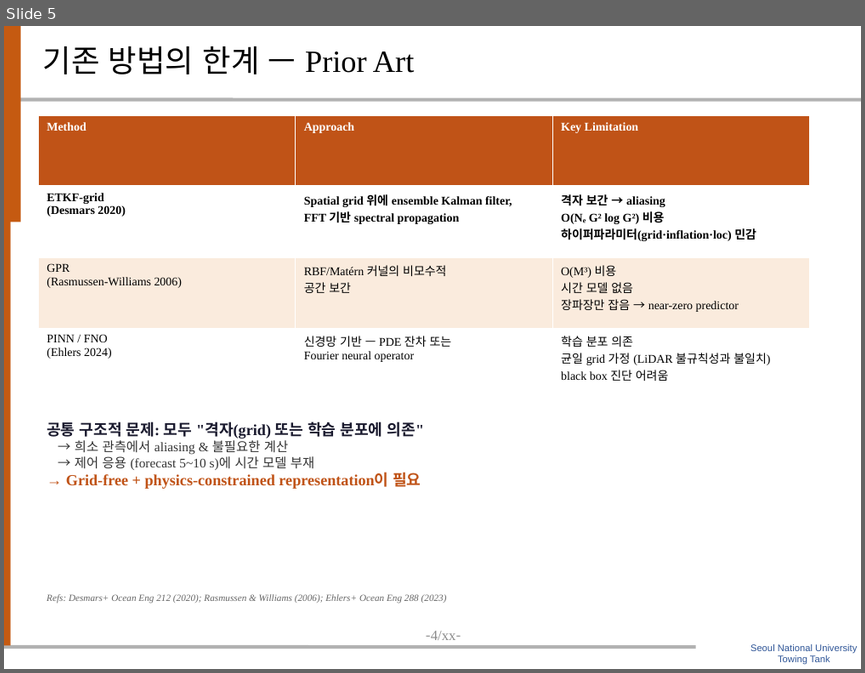
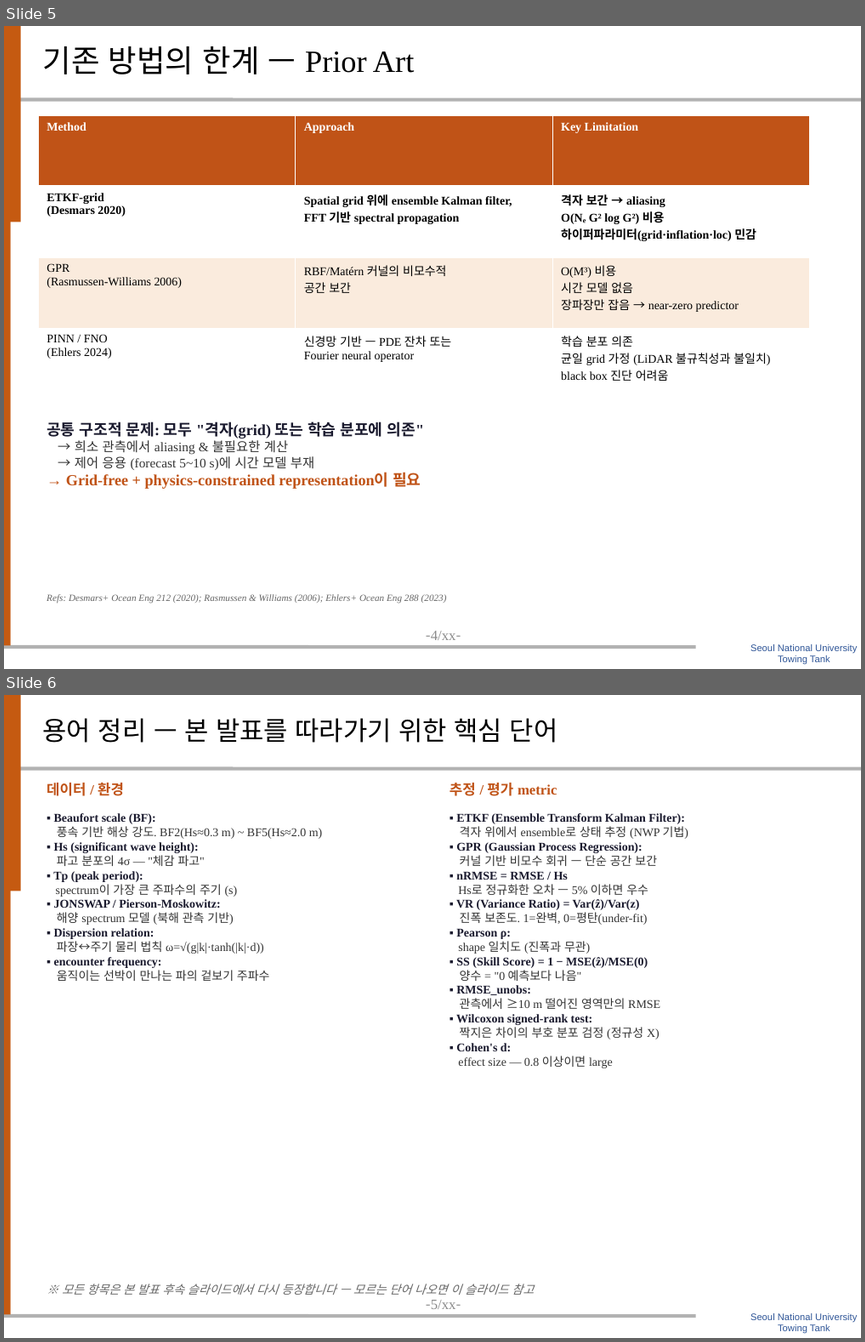
Before and after one commit to SAEYONGPARK94/wavesplat, a slide deck: wavesplat/docs/labmeeting_wavesplat.pptx. Shown one above the other, each under a label of ours: slide 5 before the commit, slides 5 and 6 after it. The pictures are 865x673 and 865x1342 pixels, drawn with LibreOffice and Linux fonts; fonts in the diff are those of the drawing; background and template pictures are left out. Boxes give left, top, right and bottom in pixels: in the first picture for what was removed or moved away, otherwise in the second. Text is boxed around its words. In the diff, an @@ line names an element or a change of style, - is before the commit and + after.

```diff
--- a/wavesplat/docs/labmeeting_wavesplat.pptx
+++ b/wavesplat/docs/labmeeting_wavesplat.pptx
@@ slide 6 added at bbox=[4, 695, 861, 1338], background #FFFFFF; not listed: 6 template elements that a slide beside it also shows @@
@@ title added at bbox=[43, 718, 558, 743], 22 pt, text #000000 @@
+용어 정리 — 본 발표를 따라가기 위한 핵심 단어
@@ text added at bbox=[46, 783, 124, 796], 12 pt, text #C05317, bold @@
+데이터 / 환경
@@ text added at bbox=[449, 783, 557, 796], 12 pt, text #C05317, bold @@
+추정 / 평가 metric
@@ text added at bbox=[53, 813, 323, 981], 10 pt, text #333333 @@
+▪ Beaufort scale (BF):
+풍속 기반 해상 강도. BF2(Hs≈0.3 m) ~ BF5(Hs≈2.0 m)
+▪ Hs (significant wave height):
+파고 분포의 4σ — "체감 파고"
+▪ Tp (peak period):
+spectrum이 가장 큰 주파수의 주기 (s)
+▪ JONSWAP / Pierson-Moskowitz:
+해양 spectrum 모델 (북해 관측 기반)
+▪ Dispersion relation:
+파장↔주기 물리 법칙 ω=√(g|k|·tanh(|k|·d))
+▪ encounter frequency:
+움직이는 선박이 만나는 파의 겉보기 주파수
@@ text added at bbox=[456, 813, 688, 1068], 10 pt, text #1A1A2E, bold @@
+▪ ETKF (Ensemble Transform Kalman Filter):
+격자 위에서 ensemble로 상태 추정 (NWP 기법)
+▪ GPR (Gaussian Process Regression):
+커널 기반 비모수 회귀 — 단순 공간 보간
+▪ nRMSE = RMSE / Hs
+Hs로 정규화한 오차 — 5% 이하면 우수
+▪ VR (Variance Ratio) = Var(ẑ)/Var(z)
+진폭 보존도. 1=완벽, 0=평탄(under-fit)
+▪ Pearson ρ:
+shape 일치도 (진폭과 무관)
+▪ SS (Skill Score) = 1 − MSE(ẑ)/MSE(0)
+양수 = "0 예측보다 나음"
+▪ RMSE_unobs:
+관측에서 ≥10 m 떨어진 영역만의 RMSE
+▪ Wilcoxon signed-rank test:
+짝지은 차이의 부호 분포 검정 (정규성 X)
+▪ Cohen's d:
+effect size — 0.8 이상이면 large
@@ text added at bbox=[62, 1283, 534, 1294], 10 pt, text #666666, italic @@
+※ 모든 항목은 본 발표 후속 슬라이드에서 다시 등장합니다 — 모르는 단어 나오면 이 슬라이드 참고
```
Also in this commit, not shown: 4 slides changed, 1 other file.
